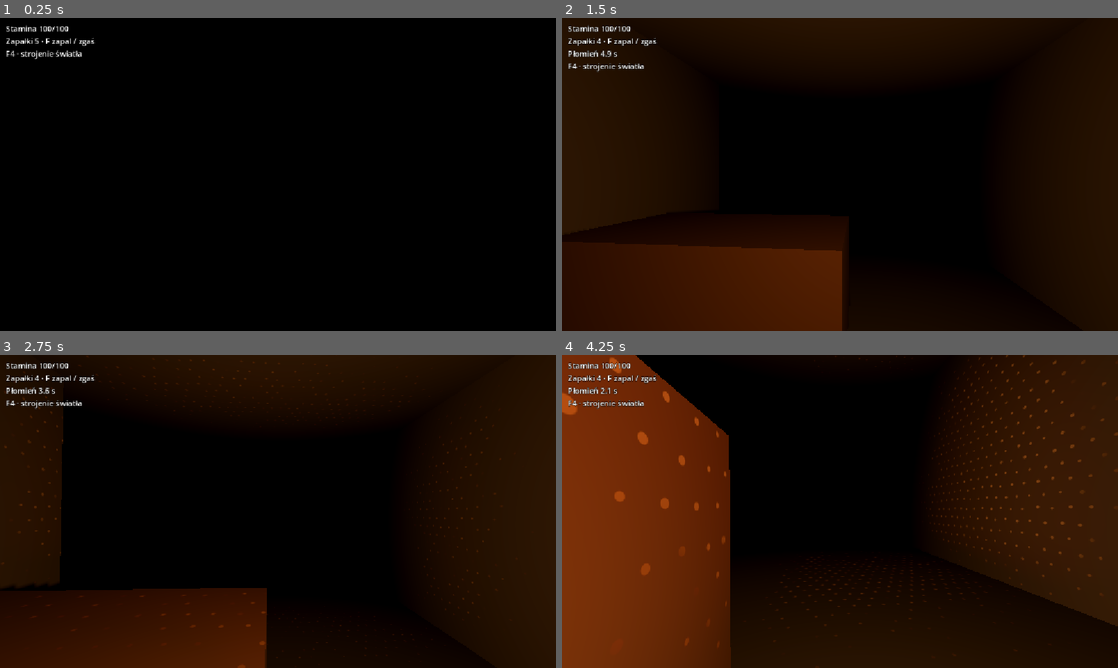
Above: before the commit, frames 1-4 (two rows, left to right).
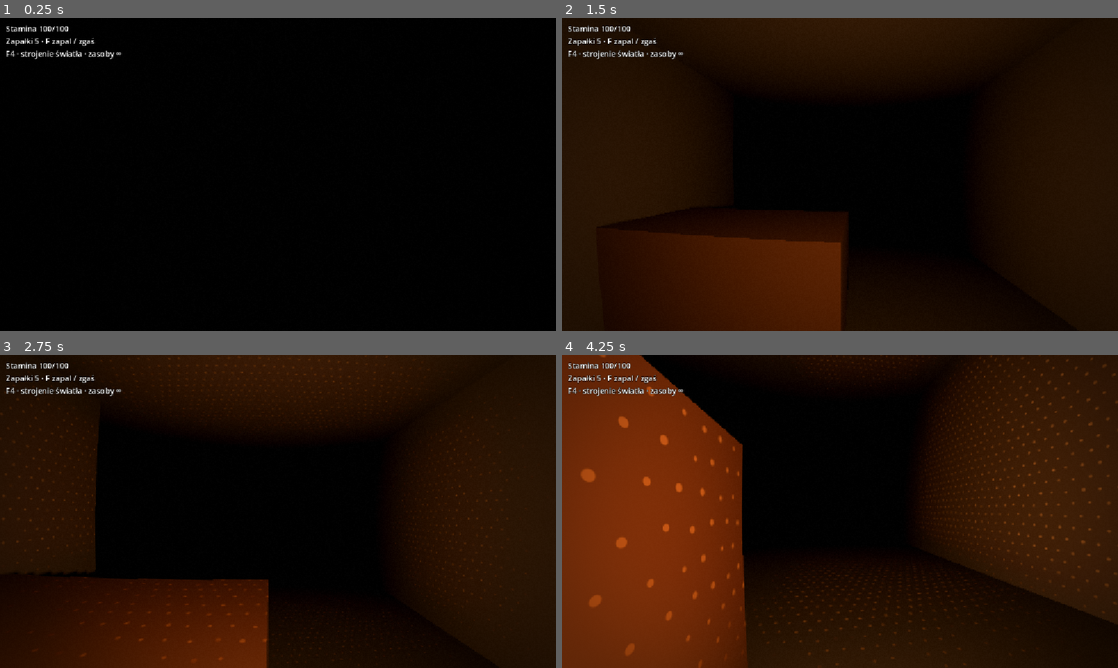
Above: after the commit, the same moments.

Repository: dawidseipold/blind-step
Game: Godot game, scene res://light_course.tscn
Two runs of this game, one before a commit and one after it. Both use one fixed random seed, a clock stepped at 60 frames per second and the inputs below.
Inputs (mouse positions are in pixels of both pictures, inside the frame that each line leads up to):
- Up to frame 1 (0.25 s): no input
- Up to frame 2 (1.5 s): tap Enter at 0.5 s; move the mouse to (867, 174) at 0.52 s; hold Ctrl (crouch) 0.53-1.28 s; hold W (walk_forward) from 0.53 s (still down); click (867, 174) at 0.67 s; tap Space at 1.25 s; move the mouse to (812, 174) at 1.27 s; tap F (flashlight) at 1.35 s; click (812, 174) at 1.42 s
- Up to frame 3 (2.75 s): keep holding W (walk_forward); move the mouse to (289, 505) at 2.02 s; hold R (replace_cell) from 2.03 s (still down); click (289, 505) at 2.17 s
- Up to frame 4 (4.25 s): keep holding W (walk_forward); tap Enter at 2.75 s; move the mouse to (834, 517) at 2.77 s; release R (replace_cell) at 2.78 s; tap Shift (sprint) at 2.85 s; click (834, 517) at 2.92 s; tap Space at 3.5 s; move the mouse to (878, 514) at 3.52 s; hold Ctrl (crouch) from 3.53 s (still down); click (878, 514) at 3.67 s

The runs differ from the first frame. In frame 1, less than 0.1% of the frame differs, in the area x 15-22%, y 10-14%; in frame 2, 1.6%; in frame 3, 6.3%; in frame 4, 6.4%, in the area x 0-100%, y 0-100%.

Commit message:
Wyrównaj pamięć snopa i dodaj regulowaną optykę oraz wybór stanowiska

Diff:
--- a/game/blind-step/bench.tscn
+++ b/game/blind-step/bench.tscn
@@ -1,75 +1,194 @@
 [gd_scene format=3 uid="uid://bytpsa18lxm6e"]
 
-[ext_resource type="PackedScene" path="res://player.tscn" id="PlayerScene"]
+[ext_resource type="Script" path="res://light_course.gd" id="Course"]
+[ext_resource type="PackedScene" path="res://player.tscn" id="Player"]
 [ext_resource type="Script" path="res://bench_readout.gd" id="Readout"]
 
-[node name="Bench" type="Node3D" unique_id=133904966]
+[ext_resource type="Script" path="res://light_tuning.gd" id="Tuning"]
+
+[sub_resource type="Environment" id="Night"]
+background_mode = 1
+background_color = Color(0.003, 0.004, 0.005, 1)
+ambient_light_source = 2
+ambient_light_color = Color(0.26, 0.30, 0.34, 1)
+ambient_light_energy = 0.12
+reflected_light_source = 1
+
+[sub_resource type="BoxShape3D" id="Floor"]
+size = Vector3(14, 0.4, 20)
+
+[sub_resource type="BoxShape3D" id="Back"]
+size = Vector3(14, 3, 0.3)
+
+[sub_resource type="BoxShape3D" id="Left"]
+size = Vector3(0.3, 3, 20)
+
+[sub_resource type="BoxShape3D" id="RightRim"]
+size = Vector3(0.3, 3, 20)
+
+[sub_resource type="BoxShape3D" id="FrontRim"]
+size = Vector3(14, 3, 0.3)
+
+[sub_resource type="BoxShape3D" id="LowCeiling"]
+size = Vector3(3, 0.3, 4)
+
+[sub_resource type="BoxShape3D" id="Support"]
+size = Vector3(0.2, 1.2, 4)
+
+[sub_resource type="BoxShape3D" id="LightBaffle"]
+size = Vector3(4, 3, 0.4)
+
+[sub_resource type="BoxShape3D" id="AlcoveSide"]
+size = Vector3(0.4, 3, 5)
+
+[sub_resource type="BoxShape3D" id="Target"]
+size = Vector3(0.7, 1.5, 0.5)
+
+[sub_resource type="BoxShape3D" id="Roof"]
+size = Vector3(14.3, 0.3, 20.3)
+
+[sub_resource type="StandardMaterial3D" id="Glass"]
+albedo_color = Color(0.64, 0.72, 0.75, 1)
+emission_enabled = true
+emission = Color(0.62, 0.76, 0.84, 1)
+emission_energy_multiplier = 1.6
+
+[sub_resource type="BoxMesh" id="Window"]
+material = SubResource("Glass")
+size = Vector3(0.04, 1.25, 1.4)
+
+[sub_resource type="StandardMaterial3D" id="Frame"]
+albedo_color = Color(0.18, 0.14, 0.11, 1)
+
+[sub_resource type="BoxMesh" id="Mullion"]
+material = SubResource("Frame")
+size = Vector3(0.07, 1.3, 0.055)
+
+[sub_resource type="BoxMesh" id="Crossbar"]
+material = SubResource("Frame")
+size = Vector3(0.07, 0.055, 1.44)
+
+[node name="Bench" type="Node3D"]
+script = ExtResource("Course")
+
+[node name="Environment" type="WorldEnvironment" parent="."]
+environment = SubResource("Night")
+
+[node name="Geometry" type="StaticBody3D" parent="."]
+
+[node name="Floor" type="CollisionShape3D" parent="Geometry"]
+position = Vector3(0, -0.2, 0)
+shape = SubResource("Floor")
+
+[node name="Back" type="CollisionShape3D" parent="Geometry"]
+position = Vector3(0, 1.5, -10)
+shape = SubResource("Back")
+
+[node name="Left" type="CollisionShape3D" parent="Geometry"]
+position = Vector3(-7, 1.5, 0)
+shape = SubResource("Left")
+
+[node name="RightRim" type="CollisionShape3D" parent="Geometry"]
+position = Vector3(7, 1.5, 0)
+shape = SubResource("RightRim")
+
+[node name="FrontRim" type="CollisionShape3D" parent="Geometry"]
+position = Vector3(0, 1.5, 10)
+shape = SubResource("FrontRim")
+
+[node name="LowCeiling" type="CollisionShape3D" parent="Geometry"]
+position = Vector3(2, 1.35, 2)
+shape = SubResource("LowCeiling")
+
+[node name="Support" type="CollisionShape3D" parent="Geometry"]
+position = Vector3(3.4, 0.6, 2)
+shape = SubResource("Support")
+
+[node name="LightBaffle" type="CollisionShape3D" parent="Geometry"]
+position = Vector3(1, 1.5, -5)
+shape = SubResource("LightBaffle")
+
+[node name="AlcoveSide" type="CollisionShape3D" parent="Geometry"]
+position = Vector3(3, 1.5, -7.5)
+shape = SubResource("AlcoveSide")
+
+[node name="Target" type="CollisionShape3D" parent="Geometry"]
+position = Vector3(1, 0.75, -8.5)
+shape = SubResource("Target")
+
+[node name="Roof" type="CollisionShape3D" parent="Geometry"]
+position = Vector3(0, 3.15, 0)
+shape = SubResource("Roof")
+
+[node name="WestWindow" type="MeshInstance3D" parent="."]
+position = Vector3(-6.81, 1.95, 3)
+mesh = SubResource("Window")
+cast_shadow = 0
+
+[node name="Mullion" type="MeshInstance3D" parent="WestWindow"]
+mesh = SubResource("Mullion")
+
+[node name="Crossbar" type="MeshInstance3D" parent="WestWindow"]
+mesh = SubResource("Crossbar")
+
+[node name="WestDaylight" type="SpotLight3D" parent="."]
+position = Vector3(-6.741899999999999, 2.05, 3)
+rotation_degrees = Vector3(-13, -84, 0)
+light_color = Color(0.83, 0.90, 1, 1)
+light_energy = 4.0
+light_size = 0.35
+spot_range = 12
+spot_angle = 60
+shadow_enabled = true
+
+[node name="EastWindow" type="MeshInstance3D" parent="."]
+position = Vector3(6.81, 1.95, -2)
+mesh = SubResource("Window")
+cast_shadow = 0
+
+[node name="Mullion" type="MeshInstance3D" parent="EastWindow"]
+mesh = SubResource("Mullion")
+
+[node name="Crossbar" type="MeshInstance3D" parent="EastWindow"]
+mesh = SubResource("Crossbar")
+
+[node name="EastDaylight" type="SpotLight3D" parent="."]
+position = Vector3(6.741899999999999, 2.05, -2)
+rotation_degrees = Vector3(-13, 85, 0)
+light_color = Color(0.83, 0.90, 1, 1)
+light_energy = 4.0
+light_size = 0.35
+spot_range = 12
+spot_angle = 60
+shadow_enabled = true
+
+[node name="GalleryWindow" type="MeshInstance3D" parent="."]
+position = Vector3(-6.81, 1.95, -7)
+mesh = SubResource("Window")
+cast_shadow = 0
+
+[node name="Mullion" type="MeshInstance3D" parent="GalleryWindow"]
+mesh = SubResource("Mullion")
+
+[node name="Crossbar" type="MeshInstance3D" parent="GalleryWindow"]
+mesh = SubResource("Crossbar")
+
+[node name="GalleryDaylight" type="SpotLight3D" parent="."]
+position = Vector3(-6.741899999999999, 2.05, -7)
+rotation_degrees = Vector3(-13, -82, 0)
+light_color = Color(0.83, 0.90, 1, 1)
+light_energy = 4.0
+light_size = 0.35
+spot_range = 12
+spot_angle = 60
+shadow_enabled = true
+
+[node name="Surfaces" type="MeshInstance3D" parent="."]
 
 [node name="PlayerSpawn" type="Marker3D" parent="."]
 position = Vector3(-3, 0.05, 6)
 
-[node name="Player" parent="PlayerSpawn" instance=ExtResource("PlayerScene")]
-
-[node name="BenchLight" type="OmniLight3D" parent="."]
-position = Vector3(-2, 5, 1)
-light_energy = 2.5
-omni_range = 18.0
-shadow_enabled = true
-
-[node name="Fill" type="DirectionalLight3D" parent="."]
-rotation_degrees = Vector3(-55, 32, 0)
-light_energy = 0.28
-shadow_enabled = true
-
-[node name="Floor" type="CSGBox3D" parent="."]
-position = Vector3(0, -0.2, 0)
-size = Vector3(14, 0.4, 20)
-use_collision = true
-
-[node name="Back" type="CSGBox3D" parent="."]
-position = Vector3(0, 1.5, -10)
-size = Vector3(14, 3, 0.3)
-use_collision = true
-
-[node name="Left" type="CSGBox3D" parent="."]
-position = Vector3(-7, 1.5, 0)
-size = Vector3(0.3, 3, 20)
-use_collision = true
-
-[node name="RightRim" type="CSGBox3D" parent="."]
-position = Vector3(7, 0.25, 0)
-size = Vector3(0.3, 0.5, 20)
-use_collision = true
-
-[node name="FrontRim" type="CSGBox3D" parent="."]
-position = Vector3(0, 0.25, 10)
-size = Vector3(14, 0.5, 0.3)
-use_collision = true
-
-[node name="LowCeiling" type="CSGBox3D" parent="."]
-position = Vector3(2, 1.35, 2)
-size = Vector3(3, 0.3, 4)
-use_collision = true
-
-[node name="Support" type="CSGBox3D" parent="."]
-position = Vector3(3.4, 0.6, 2)
-size = Vector3(0.2, 1.2, 4)
-use_collision = true
-
-[node name="LightBaffle" type="CSGBox3D" parent="."]
-position = Vector3(1, 1.5, -5)
-size = Vector3(4, 3, 0.4)
-use_collision = true
-
-[node name="AlcoveSide" type="CSGBox3D" parent="."]
-position = Vector3(3, 1.5, -7.5)
-size = Vector3(0.4, 3, 5)
-use_collision = true
-
-[node name="Target" type="CSGBox3D" parent="."]
-position = Vector3(1, 0.75, -8.5)
-size = Vector3(0.7, 1.5, 0.5)
-use_collision = true
+[node name="Player" parent="PlayerSpawn" instance=ExtResource("Player")]
 
 [node name="Diagnostics" type="CanvasLayer" parent="."]
 
@@ -78,6 +197,11 @@
 offset_top = 10.0
 mouse_filter = 2
 theme_override_constants/outline_size = 4
-text = "Stamina 100/100"
 script = ExtResource("Readout")
 player = NodePath("../../PlayerSpawn/Player")
+
+[node name="Tuning" type="PanelContainer" parent="Diagnostics"]
+visible = false
+offset_left = 10
+offset_top = 8
+script = ExtResource("Tuning")
--- /dev/null
+++ b/game/blind-step/bodycam.gdshader
@@ -0,0 +1,19 @@
+shader_type canvas_item;
+render_mode unshaded;
+uniform sampler2D scene : hint_screen_texture, repeat_disable, filter_linear;
+uniform float distortion = 0.22;
+uniform float vignette = 0.32;
+uniform float noise_amount = 0.12;
+
+void fragment() {
+	vec2 p = SCREEN_UV * 2.0 - 1.0;
+	float aspect = SCREEN_PIXEL_SIZE.y / SCREEN_PIXEL_SIZE.x;
+	vec2 metric = p * vec2(aspect, 1.0);
+	float r2 = dot(metric, metric) / (aspect * aspect + 1.0);
+	vec2 uv = 0.5 + 0.5 * p * (1.0 + distortion * r2) / (1.0 + distortion);
+	vec3 rgb = texture(scene, uv).rgb;
+	float luma = dot(rgb, vec3(0.2126, 0.7152, 0.0722));
+	float grain = fract(sin(dot(floor(FRAGCOORD.xy) + mod(floor(TIME * 18.0), 97.0), vec2(12.9898,78.233))) * 43758.5453) - 0.5;
+	rgb += grain * noise_amount * 0.20 * (1.0 - smoothstep(0.04, 0.45, luma));
+	COLOR = vec4(max(rgb, vec3(0.0)) * (1.0 - vignette * smoothstep(0.12, 1.0, r2)), 1.0);
+}
--- a/game/blind-step/flashlight.gd
+++ b/game/blind-step/flashlight.gd
@@ -10,7 +10,7 @@
 var unlimited := false
 var flicker_amplitude := 0.035
 var flicker_period := 2.8
-var flame_power := 0.85
+var flame_power := 1.0
 var flame_time := 0.0
 var burn_left := 0.0
 var has_torch := false
@@ -19,11 +19,13 @@
 	light_energy = 0.0
 	flame.hide()
 
-func equip_torch() -> void:
-	if not has_torch:
-		burn_left = 0.0
-		flame.hide()
-		has_torch = true
+func select_torch(selected: bool) -> void:
+	if selected == has_torch:
+		return
+	burn_left = 0.0
+	flame.hide()
+	light_energy = 0.0
+	has_torch = selected
 
 func _unhandled_input(event: InputEvent) -> void:
 	if event.is_action_pressed("flashlight"):
--- a/game/blind-step/light_course.gd
+++ b/game/blind-step/light_course.gd
@@ -6,9 +6,9 @@
 const SPACING := 0.45
 const SAMPLE_INTERVAL := 0.1
 const TORCH_SAMPLE_INTERVAL := 1.0 / 30.0
-var full_exposure := 3.0
-var match_trace_seconds := 7.0
-var torch_trace_seconds := 10.0
+var full_exposure := 2.5
+var match_trace_seconds := 8.0
+var torch_trace_seconds := 30.0
 @onready var player: Player = $PlayerSpawn/Player
 @onready var lamp: Lamp = player.get_node("Camera3D/Flashlight")
 var points := PackedVector3Array()
@@ -20,7 +20,7 @@
 var exposure: Image
 var exposure_texture: ImageTexture
 var material := ShaderMaterial.new()
-var dots_per_metre := 8.0:
+var dots_per_metre := 10.0:
 	set(value):
 		dots_per_metre = value
 		material.set_shader_parameter("dots_per_metre", value)
@@ -62,6 +62,7 @@
 	material.set_shader_parameter("trace_limits", Vector2(match_trace_seconds, torch_trace_seconds))
 	$Surfaces.mesh = mesh
 	$Surfaces.material_override = material
+	$Diagnostics/Tuning.initialize()
 
 func build_face(center: Vector3, size: Vector3, normal: Vector3, object_name: String) -> void:
 	var u := Vector3.RIGHT if normal.x == 0 else Vector3.BACK
@@ -93,8 +94,6 @@
 func _physics_process(delta: float) -> void:
 	elapsed += delta
 	material.set_shader_parameter("clock_seconds", elapsed)
-	if player.global_position.z < -19.5:
-		lamp.equip_torch()
 	var source := 0
 	if lamp.burn_left > 0.0:
 		source = 1
@@ -151,11 +150,15 @@
 		var x := i % ATLAS_WIDTH
 		var y := floori(float(i) / ATLAS_WIDTH)
 		var stamp := exposure.get_pixel(x, y)
-		var strength := 1.0 / (1.0 + log(1.0 + offset.length_squared() / (falloff_scale * falloff_scale)))
-		strength *= 1.0 - smoothstep(reach * 0.7, reach, distance)
-		strength *= lerpf(0.22, 1.0, maxf(0.0, normals[i].dot(-ray)))
+		var strength: float
 		if torch:
-			strength *= pow(smoothstep(cutoff, 1.0, angular), 0.55 / lamp.spot_angle_attenuation)
+			# Equal dwell earns equal time across the beam core, including grazing floors.
+			var rim := smoothstep(cutoff, lerpf(cutoff, 1.0, 0.18), angular)
+			strength = rim * (1.0 - smoothstep(reach * 0.75, reach, distance))
+		else:
+			strength = 1.0 / (1.0 + log(1.0 + offset.length_squared() / (falloff_scale * falloff_scale)))
+			strength *= 1.0 - smoothstep(reach * 0.7, reach, distance)
+			strength *= lerpf(0.22, 1.0, maxf(0.0, normals[i].dot(-ray)))
 		if last_seen[i] == sample_number - 1:
 			dwell[i] = minf(full_exposure, dwell[i] + interval)
 		else:
--- a/game/blind-step/light_tuning.gd
+++ b/game/blind-step/light_tuning.gd
@@ -2,19 +2,54 @@
 
 @onready var course = get_parent().get_parent()
 var rows := VBoxContainer.new()
-var initialized := false
+static var settings := {}
+var overlay := ColorRect.new()
+var optics := ShaderMaterial.new()
+var body_fov := 92.0:
+	set(value):
+		body_fov = value
+		if overlay.visible:
+			course.camera.fov = value
+var normal_fov := 75.0
+
+func initialize() -> void:
+	normal_fov = course.camera.fov
+	var layer := CanvasLayer.new()
+	layer.layer = 0
+	course.add_child(layer)
+	layer.add_child(overlay)
+	overlay.set_anchors_and_offsets_preset(Control.PRESET_FULL_RECT)
+	overlay.mouse_filter = Control.MOUSE_FILTER_IGNORE
+	optics.shader = preload("res://bodycam.gdshader")
+	optics.set_shader_parameter("distortion", 0.22)
+	optics.set_shader_parameter("vignette", 0.32)
+	optics.set_shader_parameter("noise_amount", 0.12)
+	overlay.material = optics
+	build_panel()
+
+	course.material.set_shader_parameter("full_exposure", course.full_exposure)
+	course.material.set_shader_parameter("trace_limits", Vector2(course.match_trace_seconds, course.torch_trace_seconds))
+
+func section(title: String) -> void:
+	rows.add_child(HSeparator.new())
+	var label := Label.new()
+	label.text = title
+	rows.add_child(label)
+
+func set_bodycam(enabled: bool) -> void:
+	settings["bodycam"] = enabled
+	overlay.visible = enabled
+	course.camera.fov = body_fov if enabled else normal_fov
 
 func _input(event: InputEvent) -> void:
 	if event is InputEventKey and event.keycode == KEY_F4 and event.pressed and not event.echo:
-		if not initialized:
-			build_panel()
 		visible = not visible
 		course.player.set_process_unhandled_input(not visible)
 		Input.mouse_mode = Input.MOUSE_MODE_VISIBLE if visible else Input.MOUSE_MODE_CAPTURED
 		get_viewport().set_input_as_handled()
 
 func build_panel() -> void:
-	initialized = true
+	section("Testy")
 	set_anchors_and_offsets_preset(Control.PRESET_RIGHT_WIDE)
 	offset_left = -395
 	var scroll := ScrollContainer.new()
@@ -23,21 +58,56 @@
 	var toggle := CheckButton.new()
 	toggle.text = "Nieskończone zasoby"
 	rows.add_child(toggle)
+	toggle.button_pressed = settings.get("unlimited", true)
+	set_unlimited(toggle.button_pressed)
 	toggle.toggled.connect(set_unlimited)
+	var map := OptionButton.new()
+	map.add_item("Mapa · Korytarz")
+	map.add_item("Mapa · Sala pałacu")
+	rows.add_child(map)
+	map.select(1 if course.scene_file_path == "res://bench.tscn" else 0)
+	map.item_selected.connect(func(index: int):
+		get_tree().change_scene_to_file("res://bench.tscn" if index == 1 else "res://light_course.tscn")
+	)
+	var source := OptionButton.new()
+	source.add_item("Źródło · Zapałka")
+	source.add_item("Źródło · Latarka")
+	rows.add_child(source)
+	source.select(settings.get("source", 0))
+	course.lamp.select_torch(source.selected == 1)
+	source.item_selected.connect(func(index: int):
+		settings["source"] = index
+		course.lamp.select_torch(index == 1)
+	)
+	section("Zapałka")
 	var lamp = course.lamp
 	slider("Zapałka · zasięg (m)", lamp.flame, "omni_range", 0.5, 5, 0.1)
 	slider("Moc płomienia", lamp, "flame_power", 0.1, 2, 0.05)
 	slider("Wahanie jasności", lamp, "flicker_amplitude", 0, 0.15, 0.005)
 	slider("Okres wahania (s)", lamp, "flicker_period", 1, 8, 0.1)
 	slider("Czas palenia (s)", lamp, "burn_seconds", 1, 30, 0.5)
+	slider("Ślad zapałki (s)", course, "match_trace_seconds", 1, 20, 0.5)
+	section("Latarka")
 	slider("Latarka · zasięg (m)", lamp, "spot_range", 2, 28, 0.5)
 	slider("Moc latarki", lamp, "beam_energy", 0.1, 5, 0.1)
 	slider("Półkąt wiązki (°)", lamp, "spot_angle", 8, 50, 0.1)
 	slider("Wygaszenie brzegu", lamp, "spot_angle_attenuation", 0.1, 3, 0.05)
+	slider("Ślad latarki (s)", course, "torch_trace_seconds", 1, 30, 0.5)
+	section("Pamięć powierzchni")
 	slider("Czas pełnej ekspozycji (s)", course, "full_exposure", 0.25, 6, 0.25)
-	slider("Ślad zapałki (s)", course, "match_trace_seconds", 1, 20, 0.5)
-	slider("Ślad latarki (s)", course, "torch_trace_seconds", 1, 30, 0.5)
 	slider("Punkty na metr", course, "dots_per_metre", 3, 14, 0.5)
+
+	section("Optyka bodycam")
+	var body := CheckButton.new()
+	body.text = "Włącz bodycam"
+	rows.add_child(body)
+	body.button_pressed = settings.get("bodycam", true)
+	set_bodycam(body.button_pressed)
+	body.toggled.connect(set_bodycam)
+	slider("Pole widzenia (°)", self, "body_fov", 65, 115, 1)
+	slider("Dystorsja", optics, "shader_parameter/distortion", 0, 0.65, 0.01)
+	slider("Winieta", optics, "shader_parameter/vignette", 0, 0.9, 0.01)
+	slider("Szum w cieniu", optics, "shader_parameter/noise_amount", 0, 1, 0.01)
 
 func slider(title: String, target: Object, property: String, low: float, high: float, step_size: float) -> void:
 	var row := HBoxContainer.new()
@@ -50,18 +120,22 @@
 	bar.min_value = low
 	bar.max_value = high
 	bar.step = step_size
-	bar.value = target.get(property)
+	bar.value = settings.get(property, target.get(property))
+	target.set(property, bar.value)
 	row.add_child(bar)
 	label.text = "%s  %s" % [title, bar.value]
 	bar.value_changed.connect(func(value: float):
+		settings[property] = value
 		target.set(property, value)
 		label.text = "%s  %s" % [title, value]
 		if property == "beam_energy" and course.lamp.light_energy > 0.0:
 			course.lamp.light_energy = value
+		course.material.set_shader_parameter("full_exposure", course.full_exposure)
 		course.material.set_shader_parameter("trace_limits", Vector2(course.match_trace_seconds, course.torch_trace_seconds))
 	)
 
 func set_unlimited(enabled: bool) -> void:
+	settings["unlimited"] = enabled
 	course.lamp.unlimited = enabled
 	course.player.unlimited_stamina = enabled
 	if enabled:
--- a/game/blind-step/player.tscn
+++ b/game/blind-step/player.tscn
@@ -34,16 +34,16 @@
 
 [node name="Flashlight" type="SpotLight3D" parent="Camera3D"]
 position = Vector3(0.12, -0.12, 0)
-light_energy = 2.7
+light_energy = 2.5
 light_projector = SubResource("SoftBeam")
-spot_range = 20.0
-spot_angle = 28.6326
-spot_angle_attenuation = 0.55
+spot_range = 15.0
+spot_angle = 28.6
+spot_angle_attenuation = 0.5
 shadow_enabled = true
 script = ExtResource("Flashlight")
 
 [node name="Match" type="OmniLight3D" parent="Camera3D/Flashlight"]
 light_color = Color(1, 0.57, 0.24, 1)
-light_energy = 0.85
+light_energy = 1.0
 omni_range = 5.0
 shadow_enabled = true
--- a/game/blind-step/surface_memory.gdshader
+++ b/game/blind-step/surface_memory.gdshader
@@ -3,7 +3,8 @@
 uniform sampler2D exposure_map : filter_nearest, repeat_disable;
 uniform float clock_seconds;
 uniform float trace_until;
-uniform float dots_per_metre = 8.0;
+uniform float full_exposure = 2.5;
+uniform float dots_per_metre = 10.0;
 uniform vec2 trace_limits;
 varying flat ivec3 face_grid;
 varying vec2 surface_position;
@@ -30,7 +31,7 @@
 	// RG stores expiry, BA stores the lifetime earned by each source.
 	vec2 life = stamp.ba;
 	vec2 fade = clamp((stamp.rg - clock_seconds) / max(life, vec2(0.0001)), vec2(0.0), vec2(1.0));
-	vec2 onset = smoothstep(vec2(0.0), trace_limits * (0.25 / 3.0), life);
+	vec2 onset = smoothstep(vec2(0.0), trace_limits * (0.25 / full_exposure), life);
 	return fade * onset * pow(clamp(life / trace_limits, vec2(0.0), vec2(1.0)), vec2(0.55));
 }
 
@@ -58,7 +59,8 @@
 	float radius = 0.075 + 0.045 * grain;
 	float aa = max(0.015, footprint * 0.6);
 	float dot_mask = 1.0 - smoothstep(radius - aa, radius + aa, length(fract(grid) - center));
-	dot_mask *= 1.0 - smoothstep(0.45, 1.2, footprint);
+	// Keep average coverage when distant floor dots project below a pixel.
+	dot_mask = mix(dot_mask, 3.14159 * radius * radius, smoothstep(0.35, 0.9, footprint));
 	// Individual returns appear in sequence as local exposure builds up.
 	float threshold = 0.015 + 0.38 * grain;
 	vec2 returns = smoothstep(vec2(threshold), vec2(threshold + 0.12), trace) * trace;
Not shown, added: game/blind-step/bodycam.gdshader.uid
Not shown, changed: ROADMAP.md
Not shown, changed: docs/latarka.md
Not shown, changed: sync-issues.ps1
